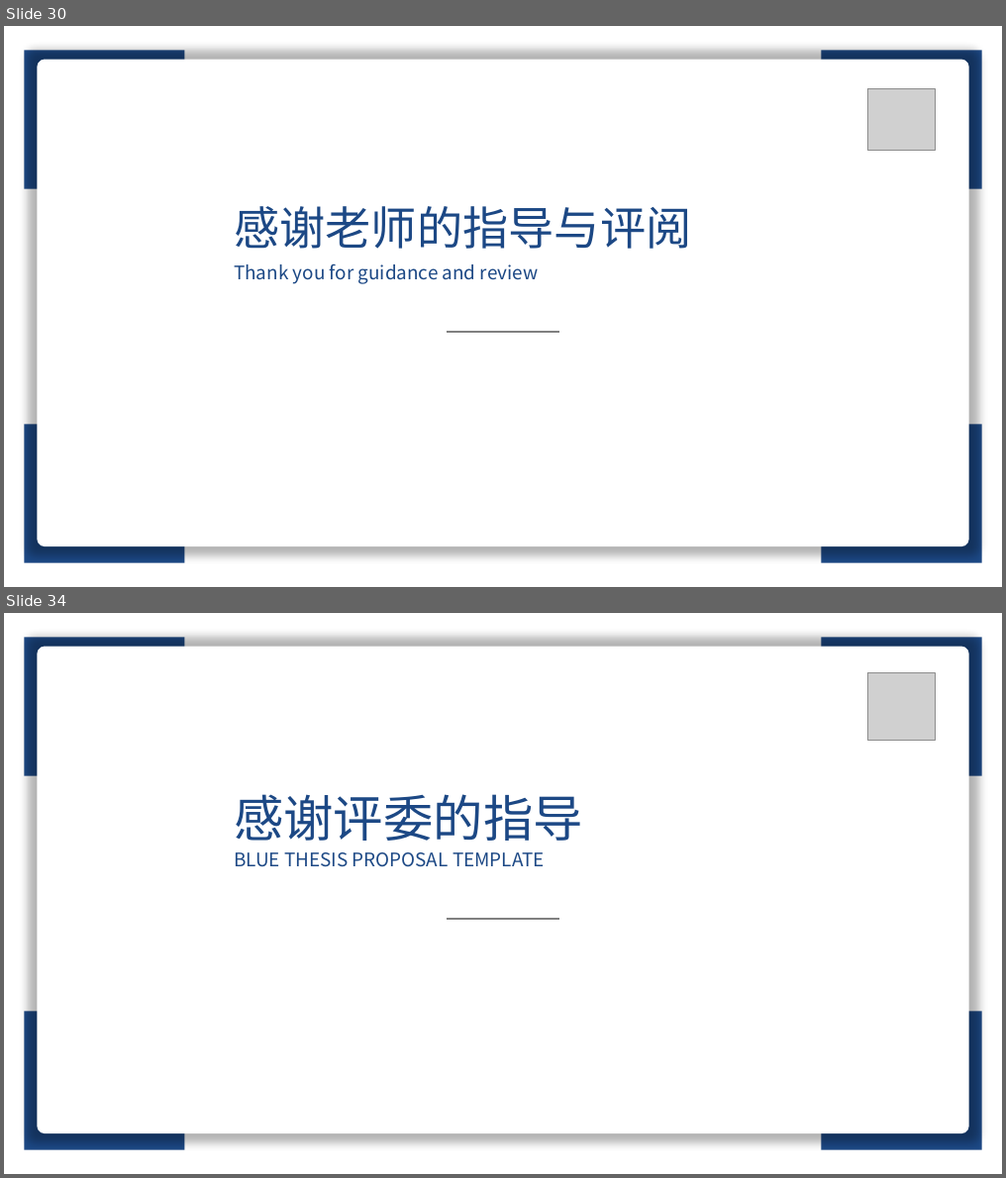
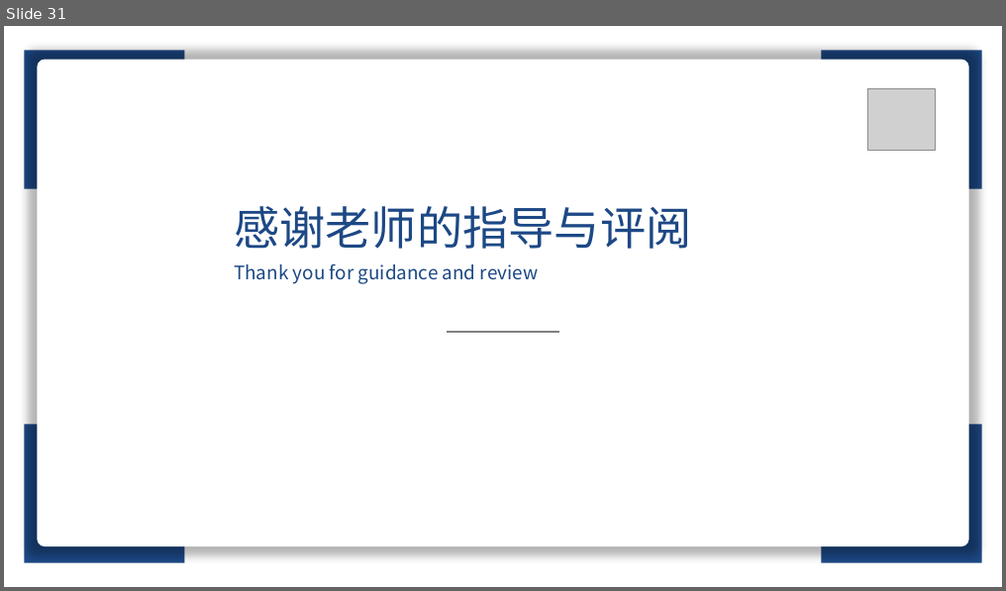
Before and after one commit to lt610/DeepGCN, a slide deck: 毕设提交/ppt/答辩ppt.pptx. Shown one above the other, each under a label of ours: slides 30 and 34 before the commit, slide 31 after it; the slides between them are not shown. The pictures are 1006x1178 and 1006x591 pixels, drawn with LibreOffice and Linux fonts; fonts in the diff are those of the drawing; grey boxes stand for pictures. Boxes give left, top, right and bottom in pixels: in the first picture for what was removed or moved away, otherwise in the second. Text is boxed around its words. In the diff, an @@ line names an element or a change of style, - is before the commit and + after.

```diff
--- a/毕设提交/ppt/答辩ppt.pptx
+++ b/毕设提交/ppt/答辩ppt.pptx
@@ slide 34 removed at [4,613,1002,1174], background #FFFFFF @@
@@ rectangle removed at [24,637,185,775] @@
@@ rectangle removed at [822,637,982,775] @@
@@ rounded rectangle removed at [37,646,969,1134] @@
@@ picture removed at [868,672,936,740] @@
@@ text removed at [234,794,583,841] @@
-感谢评委的指导
@@ text removed at [234,853,545,867] @@
-BLUE THESIS PROPOSAL TEMPLATE
@@ line removed from (447, 919) to (560, 919) @@
@@ rectangle removed at [24,1011,185,1150] @@
@@ rectangle removed at [822,1011,982,1150] @@
@@ what was slide 30 is now slide 31 @@
```
Also in this commit, not shown: 8 slides changed, 1 slide added, 12 other slides removed.
